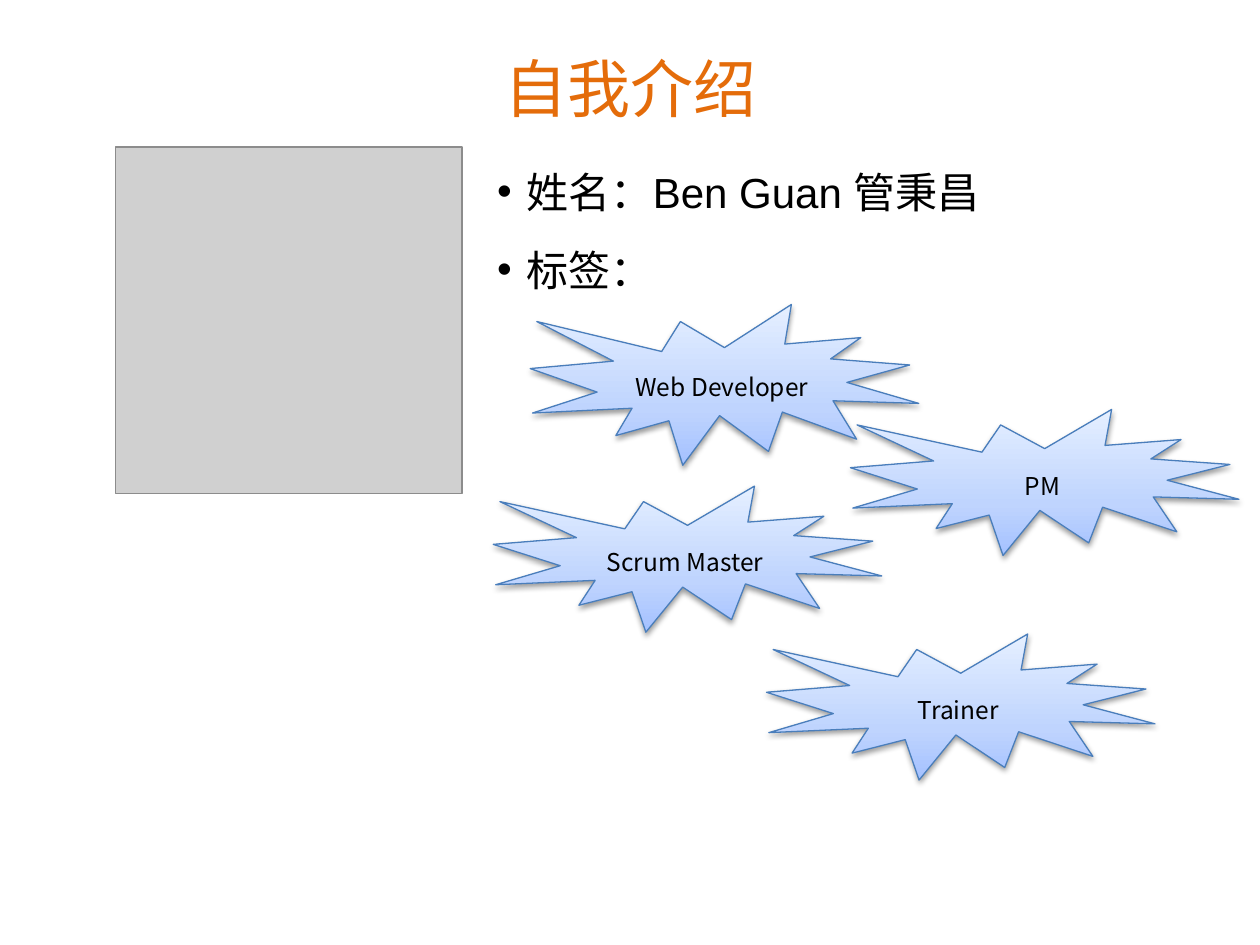
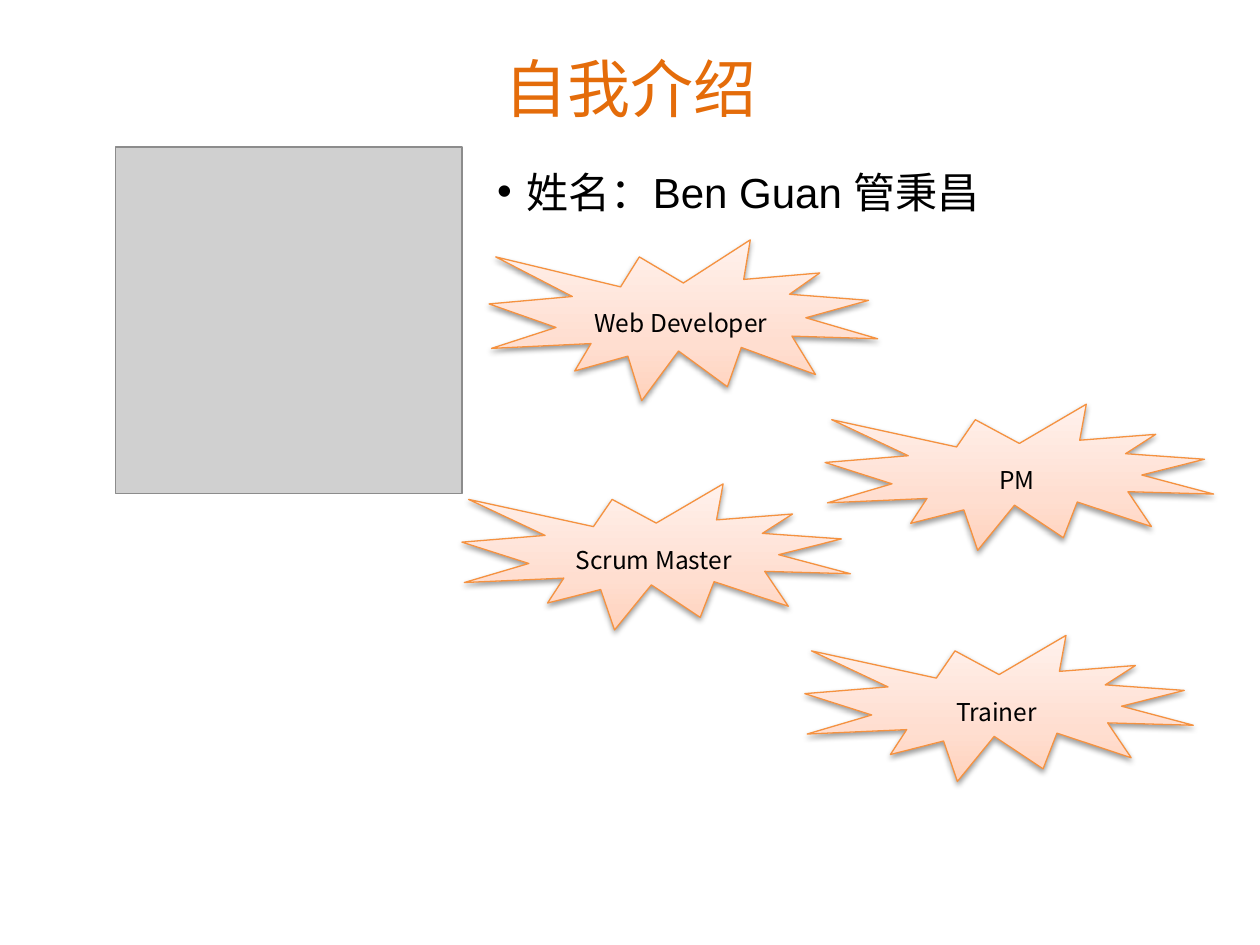
Before and after one commit to Benguan/document, a slide deck: slide 2 of 上大培训：scrum和vs2012 部分.pptx (slide 1 before the commit). Drawn at 1260x945 pixels with LibreOffice and Linux fonts; fonts in the diff are those of the drawing; grey boxes stand for pictures; background and template pictures are left out. Boxes give left, top, right and bottom in pixels: in the first picture for what was removed or moved away, otherwise in the second. Text is boxed around its words. In the diff, an @@ line names an element or a change of style, - is before the commit and + after.

```diff
--- a/上大培训：scrum和vs2012 部分.pptx
+++ b/上大培训：scrum和vs2012 部分.pptx
@@ fill gradient #A4C4FF to #BFD4FF to #E6EEFF to gradient #FFD2BD to #FFDED0 to #FFF2ED; outline #4B7EBC 0.75 pt to #F69240 0.75 pt in 4 elements at <box>825,404,1213,551</box>, <box>462,484,850,630</box>, <box>805,635,1193,781</box>, <box>489,239,877,401</box> @@
@@ irregular seal "Web Developer": place and size @@
-irregular seal "Web Developer" at <box>530,305,919,466</box>
+irregular seal "Web Developer" at <box>489,239,877,401</box>
@@ text removed at <box>527,250,653,290</box> @@
-  • 标签：
@@ irregular seal "PM": place and size @@
-irregular seal "PM" at <box>850,410,1239,556</box>
+irregular seal "PM" at <box>825,404,1213,551</box>
@@ irregular seal "Scrum Master": place and size @@
-irregular seal "Scrum Master" at <box>494,486,882,633</box>
+irregular seal "Scrum Master" at <box>462,484,850,630</box>
@@ irregular seal "Trainer": place and size @@
-irregular seal "Trainer" at <box>766,634,1154,780</box>
+irregular seal "Trainer" at <box>805,635,1193,781</box>
```
Also in this commit, not shown: 3 other slides changed, 5 slides added, 3 other files.
